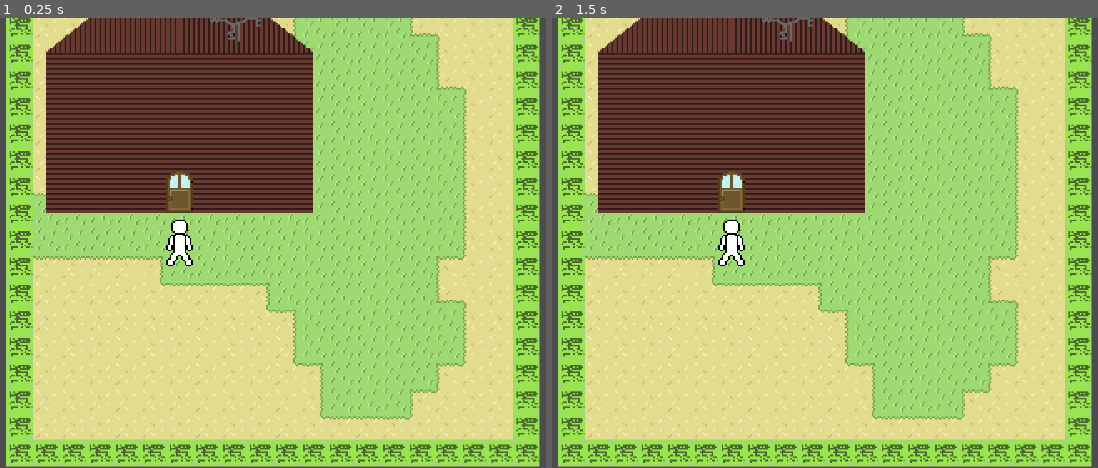
Above: before the commit, frames 1-2 (left to right).
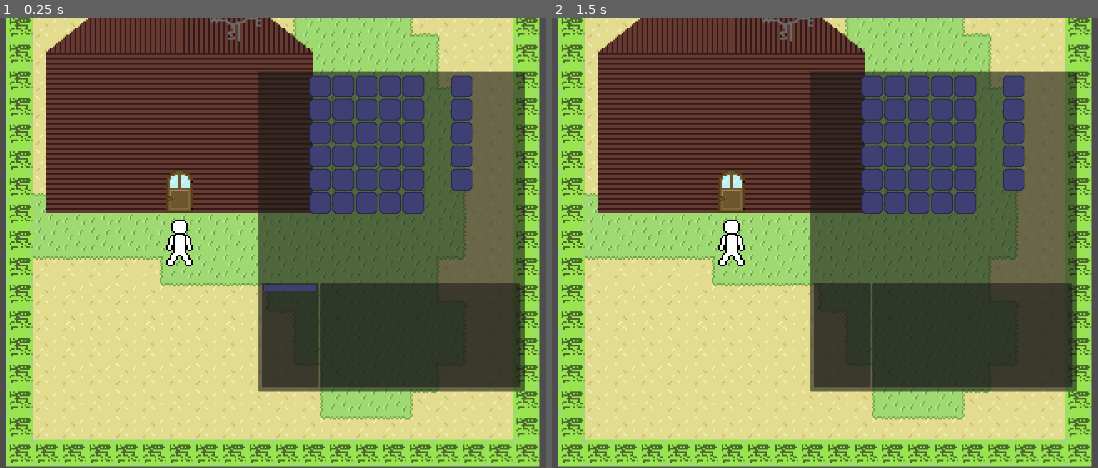
Above: after the commit, the same moments.

Repository: minimar/survivalgamething
Game: Godot game, scene res://Scenes/overworld.tscn
Two runs of this game, one before a commit and one after it. Both use one fixed random seed, a clock stepped at 60 frames per second and the inputs below.
Inputs (mouse positions are in pixels of both pictures, inside the frame that each line leads up to):
- Up to frame 1 (0.25 s): no input
- Up to frame 2 (1.5 s): click (874, 85) at 0.52 s; click (895, 85) at 1.27 s

The runs differ from the first frame. In frame 1, 34% of the frame differs, in the area x 47-97%, y 11-84%; in frame 2, 34%.

Commit message:
dialogue bug fix

Diff:
--- a/Scenes/Instanced Objects/NPCS/girl.tscn
+++ b/Scenes/Instanced Objects/NPCS/girl.tscn
@@ -33,6 +33,7 @@
 
 [node name="dialogueArea" parent="." instance=ExtResource("2_2pqsh")]
 position = Vector2(0, 8)
+sceneID = "scene1"
 
 [node name="Cutscene Object" parent="." instance=ExtResource("3_tune5")]
 cutsceneObjID = "girl"
--- a/Scenes/Instanced Objects/item_slot.tscn
+++ b/Scenes/Instanced Objects/item_slot.tscn
@@ -26,3 +26,5 @@
 offset_top = 26.0
 offset_right = 54.0
 offset_bottom = 49.0
+
+[connection signal="pressed" from="." to="." method="_on_pressed"]
--- a/Scenes/cabin.tscn
+++ b/Scenes/cabin.tscn
@@ -86,7 +86,7 @@
 position = Vector2(112, 0)
 
 [node name="dialogueArea" parent="Girl" index="2"]
-dialogueID = "scene1"
+dialoguePriority = 5
 
 [node name="AreaWarp" parent="." instance=ExtResource("8_0fkw3")]
 position = Vector2(104, 200)
--- a/Scenes/ui.tscn
+++ b/Scenes/ui.tscn
@@ -1,9 +1,10 @@
-[gd_scene load_steps=7 format=3 uid="uid://dt2omxug7nikb"]
+[gd_scene load_steps=8 format=3 uid="uid://dt2omxug7nikb"]
 
 [ext_resource type="Script" path="res://Scripts/dialogue.gd" id="1_jmj38"]
 [ext_resource type="Texture2D" uid="uid://ch6tjji0asvx4" path="res://Assets/Sprites/menuButton.png" id="2_giw67"]
 [ext_resource type="Script" path="res://Scripts/UI/PauseMenu.gd" id="2_y7we4"]
 [ext_resource type="Script" path="res://Scripts/Inventory.gd" id="4_ajafu"]
+[ext_resource type="Texture2D" uid="uid://bovhv4cup1eh6" path="res://Assets/Sprites/itemInteractButton.png" id="5_qkyfy"]
 
 [sub_resource type="TileSetAtlasSource" id="TileSetAtlasSource_2snxt"]
 texture = ExtResource("2_giw67")
@@ -66,7 +67,6 @@
 alignment = 1
 
 [node name="Inventory" type="PanelContainer" parent="."]
-visible = false
 anchors_preset = -1
 anchor_right = 0.067
 anchor_bottom = 0.119
@@ -83,14 +83,49 @@
 theme_override_constants/margin_right = 10
 theme_override_constants/margin_bottom = 10
 
-[node name="HBoxContainer" type="HBoxContainer" parent="Inventory/MarginContainer"]
+[node name="VBoxContainer" type="VBoxContainer" parent="Inventory/MarginContainer"]
 layout_mode = 2
+
+[node name="Slots" type="HBoxContainer" parent="Inventory/MarginContainer/VBoxContainer"]
+layout_mode = 2
+size_flags_vertical = 3
 theme_override_constants/separation = 64
 alignment = 1
 
-[node name="InventorySlots" type="GridContainer" parent="Inventory/MarginContainer/HBoxContainer"]
+[node name="InventorySlots" type="GridContainer" parent="Inventory/MarginContainer/VBoxContainer/Slots"]
 layout_mode = 2
 columns = 5
 
-[node name="Outfit" type="VBoxContainer" parent="Inventory/MarginContainer/HBoxContainer"]
+[node name="Outfit" type="VBoxContainer" parent="Inventory/MarginContainer/VBoxContainer/Slots"]
 layout_mode = 2
+
+[node name="Interaction and Info" type="HBoxContainer" parent="Inventory/MarginContainer/VBoxContainer"]
+custom_minimum_size = Vector2(0, 250)
+layout_mode = 2
+
+[node name="Interaction" type="PanelContainer" parent="Inventory/MarginContainer/VBoxContainer/Interaction and Info"]
+custom_minimum_size = Vector2(136, 0)
+layout_mode = 2
+
+[node name="MarginContainer" type="MarginContainer" parent="Inventory/MarginContainer/VBoxContainer/Interaction and Info/Interaction"]
+layout_mode = 2
+theme_override_constants/margin_top = 4
+
+[node name="VBoxContainer" type="VBoxContainer" parent="Inventory/MarginContainer/VBoxContainer/Interaction and Info/Interaction/MarginContainer"]
+layout_mode = 2
+theme_override_constants/separation = 4
+
+[node name="ItemInteractionButton" type="TextureButton" parent="Inventory/MarginContainer/VBoxContainer/Interaction and Info/Interaction/MarginContainer/VBoxContainer"]
+layout_mode = 2
+texture_normal = ExtResource("5_qkyfy")
+stretch_mode = 3
+
+[node name="Info" type="PanelContainer" parent="Inventory/MarginContainer/VBoxContainer/Interaction and Info"]
+layout_mode = 2
+size_flags_horizontal = 3
+
+[node name="MarginContainer" type="MarginContainer" parent="Inventory/MarginContainer/VBoxContainer/Interaction and Info/Info"]
+layout_mode = 2
+
+[node name="VBoxContainer" type="VBoxContainer" parent="Inventory/MarginContainer/VBoxContainer/Interaction and Info/Info/MarginContainer"]
+layout_mode = 2
--- a/Scripts/Inventory.gd
+++ b/Scripts/Inventory.gd
@@ -1,4 +1,12 @@
 extends PanelContainer
+@onready var inventorySlots = $MarginContainer/VBoxContainer/Slots/InventorySlots
+@onready var outfitSlots = $MarginContainer/VBoxContainer/Slots/Outfit
+@onready var interactionAndInfo = $"MarginContainer/VBoxContainer/Interaction and Info"
+@onready var interaction = $"MarginContainer/VBoxContainer/Interaction and Info/Interaction"
+@onready var info = $"MarginContainer/VBoxContainer/Interaction and Info/Info"
+
+@onready var interactionButton
+
 
 var items: Array:
 	set(value):
@@ -28,21 +36,57 @@
 func _ready():
 	var itemSlot = preload("res://Scenes/Instanced Objects/item_slot.tscn")
 	for i in 30:
-		var itemSlotNode = itemSlot.instantiate()
+		var itemSlotNode := itemSlot.instantiate()
 		itemSlotNode.name = 'inv'+str(i)
-		itemSlotNode.pressed.connect(_on_slot_pressed.bind(itemSlotNode.name))
+		itemSlotNode.pressed.connect(_on_slot_pressed.bind(itemSlotNode))
+		itemSlotNode.mouse_entered.connect(_on_slot_hovered.bind(itemSlotNode))
+		itemSlotNode.mouse_exited.connect(_on_slot_unhovered)
 		itemSlotNode.add_to_group("Item Slots")
-		$MarginContainer/HBoxContainer/InventorySlots.add_child(itemSlotNode)
+		inventorySlots.add_child(itemSlotNode)
 	for i in 5:
-		var itemSlotNode = itemSlot.instantiate()
+		var itemSlotNode := itemSlot.instantiate()
 		itemSlotNode.name = 'outfit'+str(i)
-		itemSlotNode.pressed.connect(_on_slot_pressed.bind(itemSlotNode.name))
+		itemSlotNode.pressed.connect(_on_slot_pressed.bind(itemSlotNode))
+		itemSlotNode.mouse_entered.connect(_on_slot_hovered.bind(itemSlotNode))
+		itemSlotNode.mouse_exited.connect(_on_slot_unhovered)
 		itemSlotNode.add_to_group("Outfit Slots")
-		$MarginContainer/HBoxContainer/Outfit.add_child(itemSlotNode)
+		outfitSlots.add_child(itemSlotNode)
 
-func _on_slot_pressed(slotName):
-	print(slotName)
+func _on_slot_pressed(slotNode):
+	selectedSlot = slotNode
 
-# Called every frame. 'delta' is the elapsed time since the previous frame.
-func _process(delta):
-	pass
+
+func _on_slot_hovered(slotNode):
+	if not combining:
+		hoveredSlot = slotNode
+
+func _on_slot_unhovered(slotNode):
+	hoveredSlot = null
+
+var combining
+var selectedSlot:
+	set(value):
+		selectedSlot = value
+		updateInteractionAndInfo()
+var hoveredSlot:
+	set(value):
+		hoveredSlot = value
+		updateInteractionAndInfo()
+
+func updateInteractionAndInfo():
+	var itemSlot
+	if hoveredSlot:
+		itemSlot = hoveredSlot
+	else:
+		itemSlot = selectedSlot
+	if !itemSlot:
+		return
+	for node in interaction.get_children():
+		node.queue_free()
+	for node in info.get_children():
+		node.queue_free()
+	if !itemSlot.item:
+		return
+	var item = itemSlot.item
+	if item.get('usable'):
+		pass
--- a/Scripts/dialogue_area.gd
+++ b/Scripts/dialogue_area.gd
@@ -1,5 +1,5 @@
 extends Area2D
 class_name dialogueNode
-@export var dialogueID = ""
+@export var sceneID = ""
 @export var dialogueText = ""
 @export var dialoguePriority = 1
--- a/Scripts/worldHandler.gd
+++ b/Scripts/worldHandler.gd
@@ -69,7 +69,8 @@
 	$"UI/Dialogue Handler".playerAdvanced()
 
 func _on_player_dialogue_signal(resultNode:dialogueNode):
-	$"UI/Dialogue Handler".processDialogue(resultNode.dialogueID, resultNode.dialogueText)
+	print('test: ' + resultNode.sceneID)
+	$"UI/Dialogue Handler".processDialogue(resultNode.sceneID, resultNode.dialogueText)
 
 func _on_player_show_generic_text(text):
 	$"UI/Dialogue Handler".dialogueText = text
Binary file added: Assets/Sprites/itemInteractButton.png
Not shown, added: Assets/Sprites/itemInteractButton.png.import
